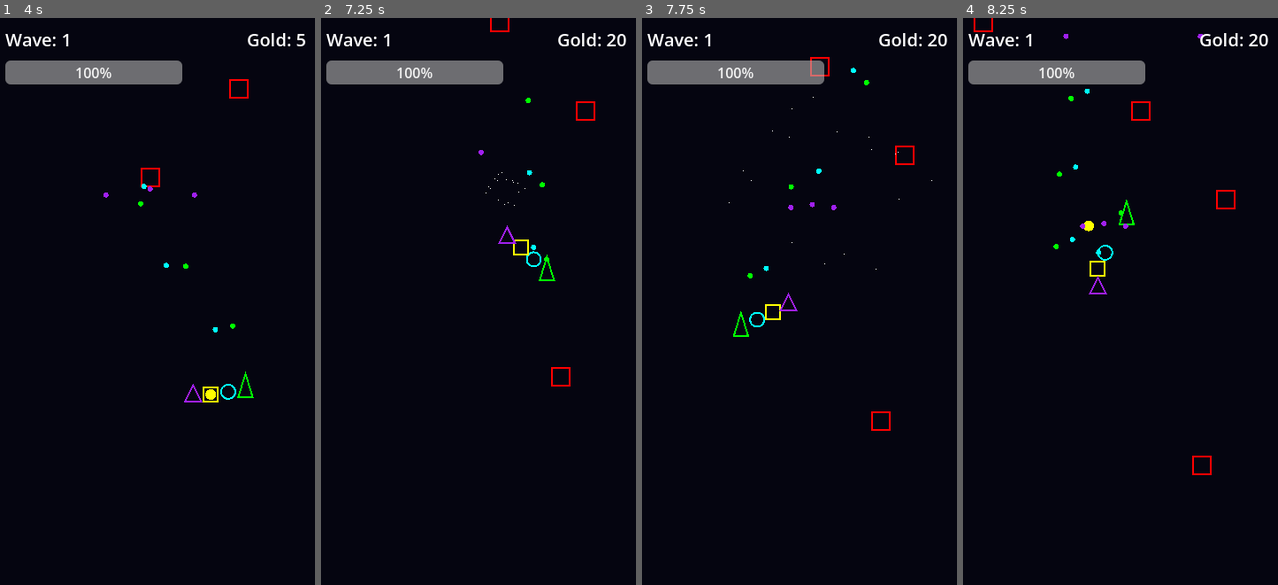
Above: before the commit, frames 1-4 (left to right).
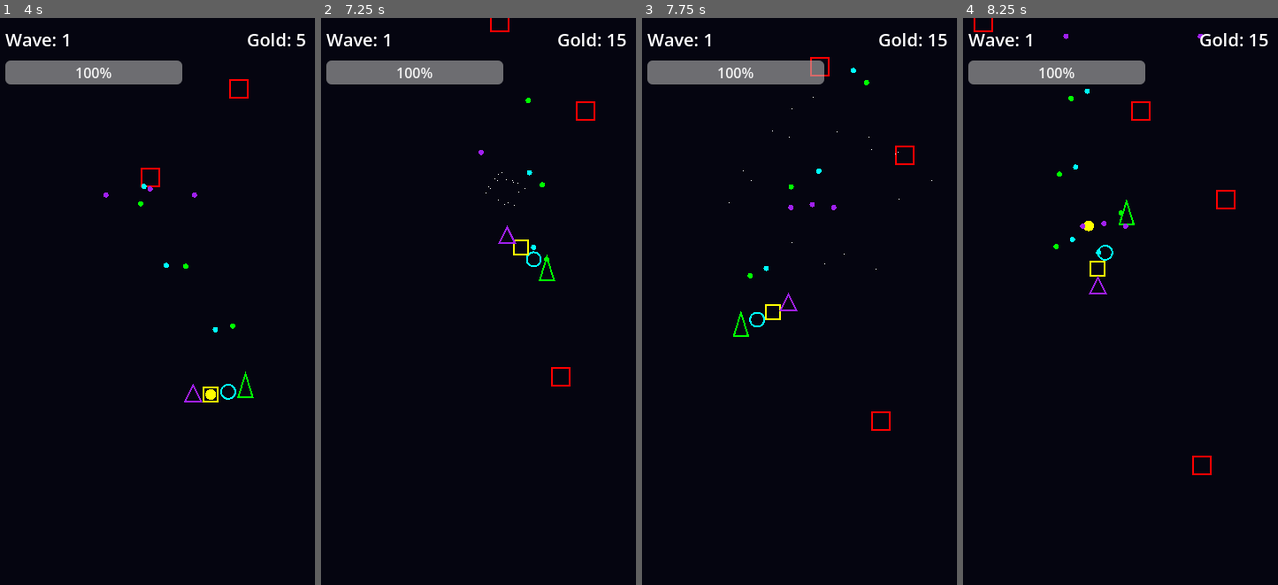
Above: after the commit, the same moments.

Repository: PPG11/NeonFormation
Game: Godot game, scene res://scenes/Main.tscn
The game is run twice, just before and just after one commit, with the same random seed, the same clock (stepped at 60 frames per second) and the same inputs.
Inputs (mouse positions are in pixels of both pictures, inside the frame that each line leads up to):
- Up to frame 1 (4 s): move the mouse to (226, 273) at 0.52 s; move the mouse to (91, 329) at 1.27 s; move the mouse to (189, 176) at 2.02 s; move the mouse to (138, 414) at 2.77 s; move the mouse to (252, 386) at 3.52 s
- Up to frame 2 (7.25 s): move the mouse to (380, 216) at 4.27 s; move the mouse to (491, 301) at 5.02 s; move the mouse to (428, 159) at 5.77 s; move the mouse to (547, 273) at 6.52 s
- Up to frame 3 (7.75 s): move the mouse to (733, 329) at 7.27 s
- Up to frame 4 (8.25 s): move the mouse to (1152, 176) at 8.02 s

Frame 1 is identical in both runs. In frame 2, less than 0.1% of the frame differs, in the area x 90-97%, y 2-5%; in frame 3, less than 0.1%; in frame 4, less than 0.1%.

Commit message:
fix(game): correct gold reward calculation in enemy kill logic; update Player's die method to use deferred call for scene reload

Diff:
--- a/scripts/Main.gd
+++ b/scripts/Main.gd
@@ -99,7 +99,7 @@
     _spawn_timer.start()
 
 func _on_enemy_killed(reward_gold: int, pos: Vector2) -> void:
-    gold += balance.gold_per_kill
+    gold += reward_gold
     enemies_alive = max(enemies_alive - 1, 0)
     _update_ui()
     apply_shake(5.0)
--- a/scripts/entities/Player.gd
+++ b/scripts/entities/Player.gd
@@ -46,6 +46,9 @@
     draw_polyline(points, Color.GREEN, 2.0)
 
 func die() -> void:
+    call_deferred("_deferred_die")
+
+func _deferred_die() -> void:
     print("Game Over")
     get_tree().reload_current_scene()
 
